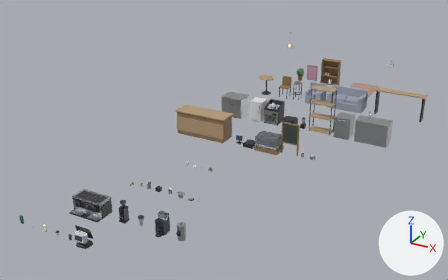
An edit to the glTF model assets/models/cafe_props.glb, drawn before and after from the same camera.
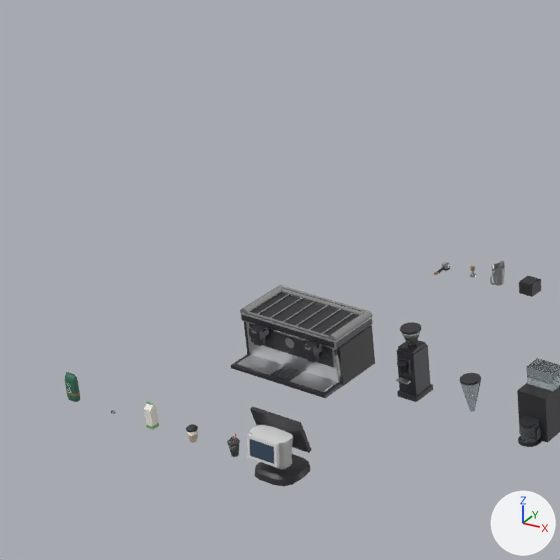
Each version appears first whole from a camera (50 mm lens) standing at (11.12, -12.19, 9.33) and looking at (1.3, 5.68, 0.4), and next in a close-up on the part from 0% to 37% of the width and 37% to 97% of the height. Every picture has the same lights, and +X, +Y and +Z are marked at lower right. The first two pictures are the older version.

Objects in the first close-up: 'CoffeeGrinder', 'DripBrewer', 'EspressoMachine', 'POSDualScreen' and 14 more.
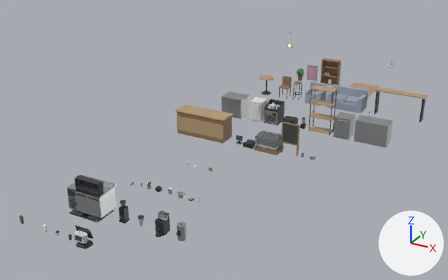
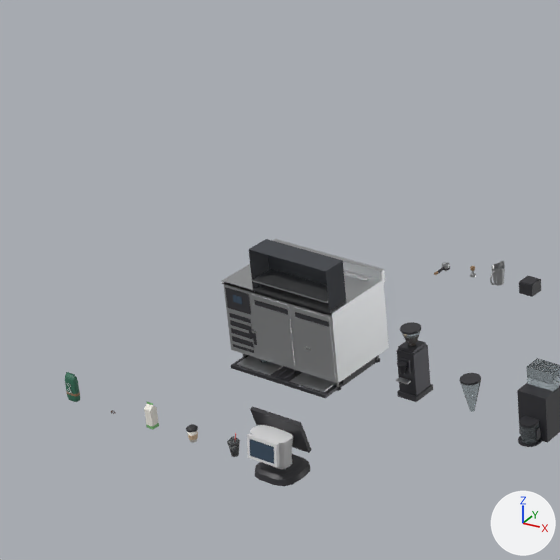
Commit message: 에스프레소 샷잔·우유냉장고 모델 교체 (PrepTableFridge 여닫이문)

Pixel boxes [x1, y1, x2, y2] of what changed, in the close-ups (560 x 560 px):
'PrepTableFridge', added: after [222, 239, 389, 391]
    faces in mat_stainlesssteel (light grey #c5c7c8): [222, 239, 389, 383]
    faces in mat_fridgeinterior (dark grey #3f4248): [249, 239, 346, 314]
    faces in mat_darkmetal (dark grey #555559): [229, 313, 380, 391]
    faces in mat_blackplastic (dark grey #303035): [225, 287, 251, 315]
'PrepTableFridge_DoorR', added: after [292, 307, 336, 379]
    faces in mat_stainlesssteel (light grey #c5c7c8): [292, 307, 336, 379]
    faces in mat_darkmetal (dark grey #555559): [295, 312, 329, 327]
'PrepTableFridge_DoorL', added: after [252, 295, 295, 366]
    faces in mat_stainlesssteel (light grey #c5c7c8): [252, 295, 295, 366]
    faces in mat_darkmetal (dark grey #555559): [254, 300, 288, 315]
'EspressoShotGlass', added (mostly hidden): after [260, 359, 268, 363]
'EspressoMachine', unchanged, covered by the edit: before [231, 285, 375, 398]; after [231, 329, 375, 398]

Patch to the scene script:
```diff
--- a/assets/models/cafe_props.glb.py
+++ b/assets/models/cafe_props.glb.py
@@ mat_fridgeinterior @@
+mat_fridgeinterior = principled_material('FridgeInterior')
+mat_fridgeinterior.base_color = (0.05, 0.055, 0.065)  # dark grey #3f4248
+mat_fridgeinterior.roughness = 0.75
@@ me_preptablefridge_003 @@
+me_preptablefridge_003.from_pydata(...)  # 24 vertices, 36 faces; spans x -0.41..0.0, y -0.003..0.003, z -0.297..0.298
+# faces by material slot: [24, 12]
+me_preptablefridge_003.materials.append(mat_stainlesssteel)  # light grey #c5c7c8
+me_preptablefridge_003.materials.append(mat_darkmetal)  # dark grey #555559
@@ me_preptablefridge_002 @@
+me_preptablefridge_002.from_pydata(...)  # 24 vertices, 36 faces; spans x 0.0..0.41, y -0.003..0.003, z -0.297..0.298
+# faces by material slot: [24, 12]
+me_preptablefridge_002.materials.append(mat_stainlesssteel)  # light grey #c5c7c8
+me_preptablefridge_002.materials.append(mat_darkmetal)  # dark grey #555559
@@ me_preptablefridge @@
+me_preptablefridge.from_pydata(...)  # 246 vertices, 428 faces; spans x -0.61..0.61, y -0.36..0.36, z -0.45..0.745
+# faces by material slot: [190, 112, 92, 12, 12, 10]
+me_preptablefridge.materials.append(mat_stainlesssteel)  # light grey #c5c7c8
+me_preptablefridge.materials.append(mat_chrome)  # light grey #c4c5c4
+me_preptablefridge.materials.append(mat_darkmetal)  # dark grey #555559
+me_preptablefridge.materials.append(mat_blackplastic)  # dark grey #303035
+me_preptablefridge.materials.append(mat_screen)  # dark blue #384b5d
+me_preptablefridge.materials.append(mat_fridgeinterior)  # dark grey #3f4248
@@ me_espressoshotglass @@
+me_espressoshotglass.from_pydata(...)  # 312 vertices, 612 faces; spans x -0.042..0.114, y -0.035..0.035, z 0.0..0.065
+# faces by material slot: [256, 356]
+me_espressoshotglass.materials.append(mat_glass)  # white #dae7ed
+me_espressoshotglass.materials.append(mat_wood)  # brown #957655
@@ ob_preptablefridge_doorr @@
+ob_preptablefridge_doorr = bpy.data.objects.new('PrepTableFridge_DoorR', me_preptablefridge_003)
+ob_preptablefridge_doorr.location = (0.58, -0.35, 0.46)
@@ ob_preptablefridge_doorl @@
+ob_preptablefridge_doorl = bpy.data.objects.new('PrepTableFridge_DoorL', me_preptablefridge_002)
+ob_preptablefridge_doorl.location = (-0.28, -0.35, 0.46)
@@ ob_preptablefridge @@
+ob_preptablefridge = bpy.data.objects.new('PrepTableFridge', me_preptablefridge)
+ob_preptablefridge.location = (0.0, 0.0, 0.45)
@@ ob_espressoshotglass @@
+ob_espressoshotglass = bpy.data.objects.new('EspressoShotGlass', me_espressoshotglass)
+ob_espressoshotglass.location = (-0.3, -0.27, 0.05)
```
